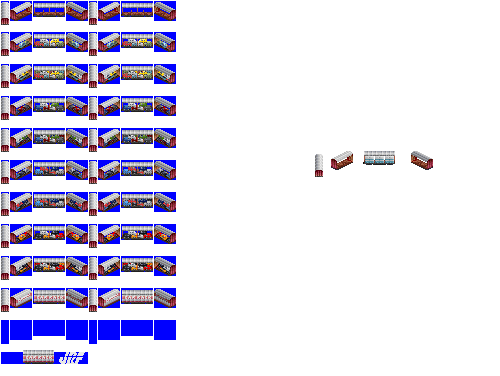
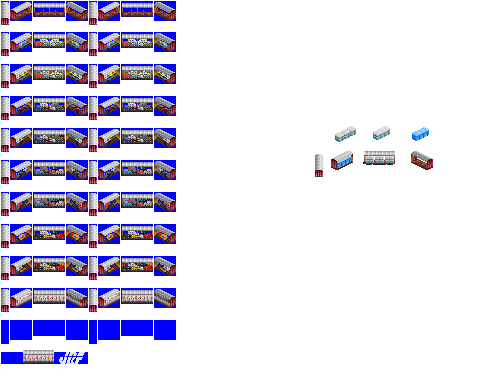
Two versions of the same layered image (w=500, h=376). Layer-by-layer changes:
painted on "Pasted Layer #1" over [335, 126, 429, 168]
